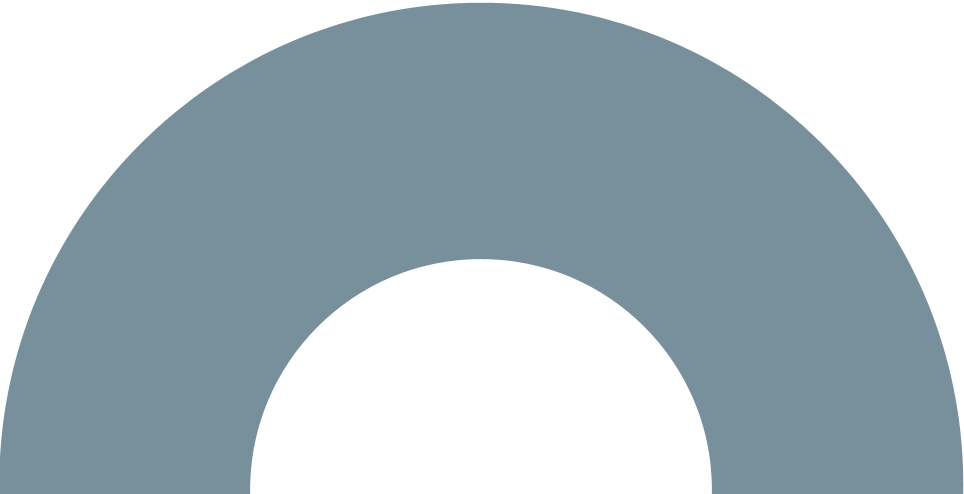
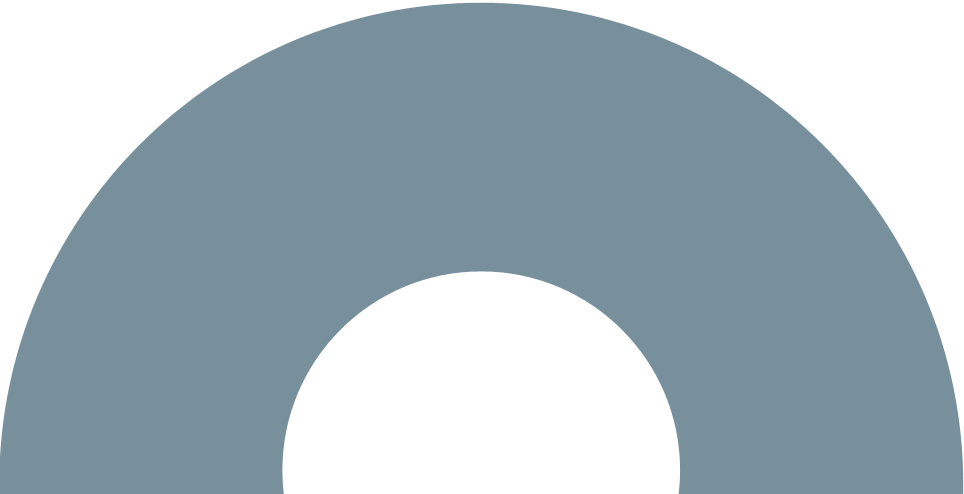
Revision of a layered 964×494 image; what changed, layer by layer:
painted on "Shape 1" over [left=250, top=259, right=712, bottom=494]
